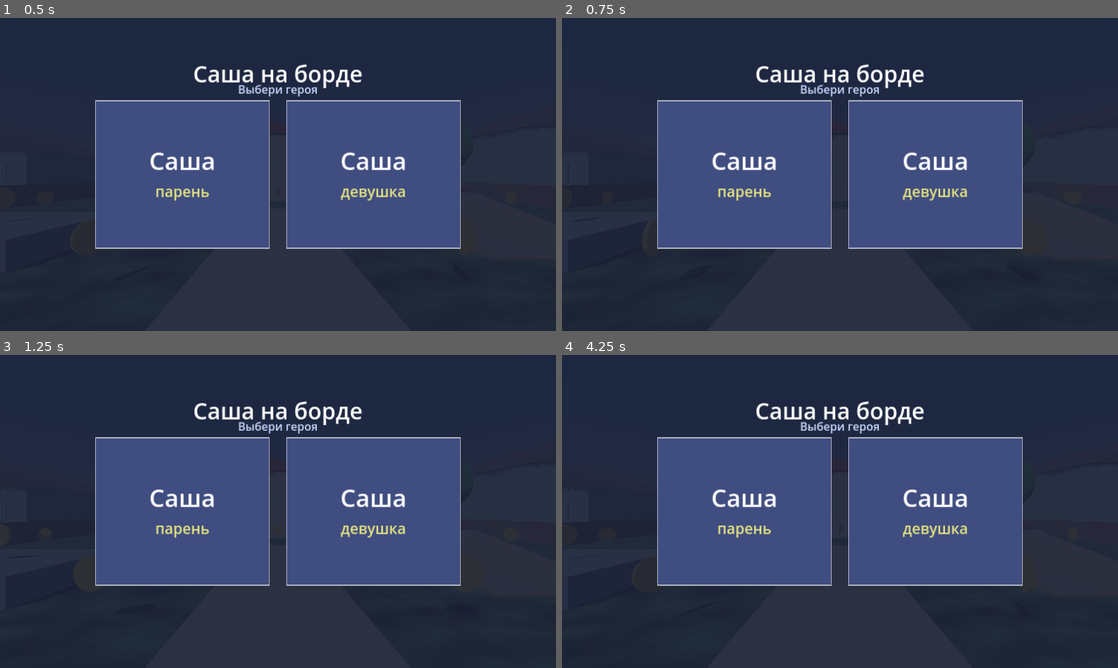
Above: before the commit, frames 1-4 (two rows, left to right).
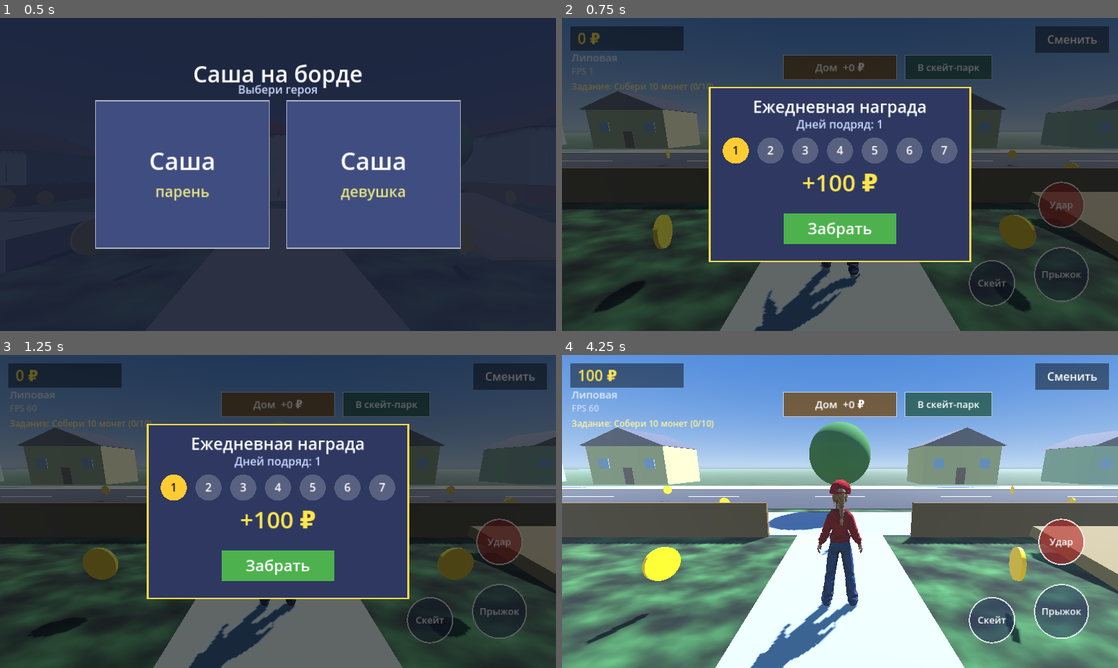
Above: after the commit, the same moments.

Repository: anon-anonymnyy/My-Games-
Game: Godot game, scene res://main.tscn
Same seed, same stepped clock (60 frames per second), same inputs: the game is played once before the commit and once after it.
Inputs (mouse positions are in pixels of both pictures, inside the frame that each line leads up to):
- Up to frame 1 (0.5 s): no input
- Up to frame 2 (0.75 s): tap Enter at 0.5 s; move the mouse to (962, 158) at 0.52 s; click (962, 158) at 0.67 s
- Up to frame 3 (1.25 s): no input
- Up to frame 4 (4.25 s): drag from (728, 527) to (812, 574) at 1.27 s; move the mouse to (895, 442) at 2.02 s; click (895, 442) at 2.17 s; drag from (812, 574) to (673, 464) at 2.77 s; move the mouse to (1006, 558) at 3.52 s; click (1006, 558) at 3.67 s

Frame 1 is identical in both runs. In frame 2, 73% of the frame differs, in the area x 0-100%, y 0-100%; in frame 3, 73%; in frame 4, 99%.

Commit message:
Add files via upload

Diff:
--- a/main.gd
+++ b/main.gd
@@ -473,7 +473,7 @@
 	player.add_child(visual)
 	prev_pos = player.position
 	cur_pos = player.position
-	var bscene: PackedScene = load("res://skateboard.glb")
+	var bscene: PackedScene = load("res://skateboard2.glb")
 	if bscene != null:
 		board = bscene.instantiate()
 		board.scale = Vector3.ONE * 1.18
@@ -495,7 +495,7 @@
 		model = null
 		anim = null
 	char_id = id
-	var path := "res://sasha_boy_rigged.glb" if id == "boy" else "res://sasha_girl_rigged.glb"
+	var path := "res://sasha_boy.glb" if id == "boy" else "res://sasha_girl.glb"
 	var sc: PackedScene = load(path)
 	if sc == null:
 		return
@@ -508,9 +508,28 @@
 		for n in anim.get_animation_list():
 			var a: Animation = anim.get_animation(n)
 			a.loop_mode = Animation.LOOP_LINEAR if (n in LOOPING) else Animation.LOOP_NONE
+	_attach_cap(id)
 	cur_anim = ""
 	_play("idle")
 	_save()
+
+func _attach_cap(id: String) -> void:
+	var skel := model.find_child("Skeleton3D", true, false) as Skeleton3D
+	if skel == null:
+		return
+	var bi := skel.find_bone("Head")
+	if bi < 0:
+		return
+	var capscene: PackedScene = load("res://red_cap.glb")
+	if capscene == null:
+		return
+	var att := BoneAttachment3D.new()
+	att.bone_name = "Head"
+	skel.add_child(att)
+	var c: Node3D = capscene.instantiate()
+	c.position = Vector3(0.0, 0.122 if id == "boy" else 0.13, -0.01)
+	c.rotation_degrees = Vector3(5.0, 0.0, 0.0)
+	att.add_child(c)
 
 func _play(n: String) -> void:
 	if anim == null or cur_anim == n:
@@ -962,6 +981,13 @@
 				vel += (g - n * g.dot(n)) * d
 		else:
 			vel.y -= GRAVITY * d
+			if mag > 0.15:
+				var hv2 := Vector3(vel.x, 0, vel.z)
+				var want := dir * minf(SKATE_MAX * mag, 8.0)
+				if hv2.length() < want.length():
+					hv2 = hv2.move_toward(want, 20.0 * d)
+					vel.x = hv2.x
+					vel.z = hv2.z
 	if not skating:
 		if not on_floor:
 			vel.y -= GRAVITY * d
Not shown, changed: export_presets.cfg
Binary file added: red_cap.glb
Binary file added: sasha_boy.glb
Binary file added: sasha_girl.glb
Binary file added: skateboard2.glb
